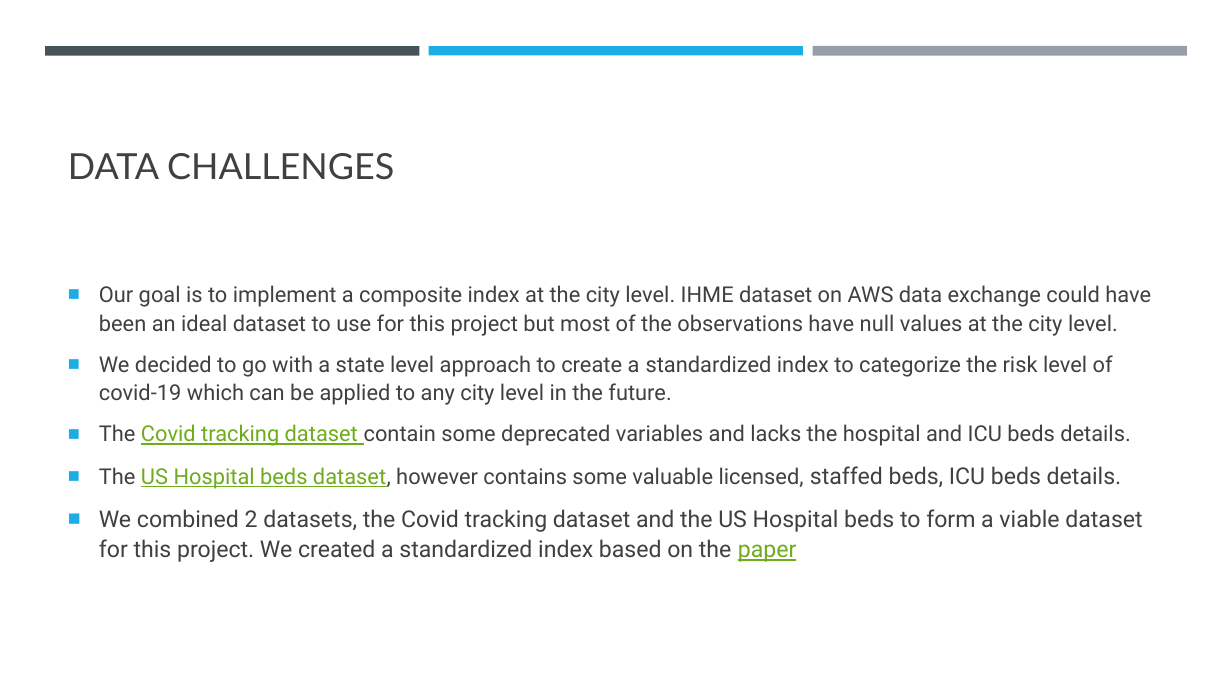
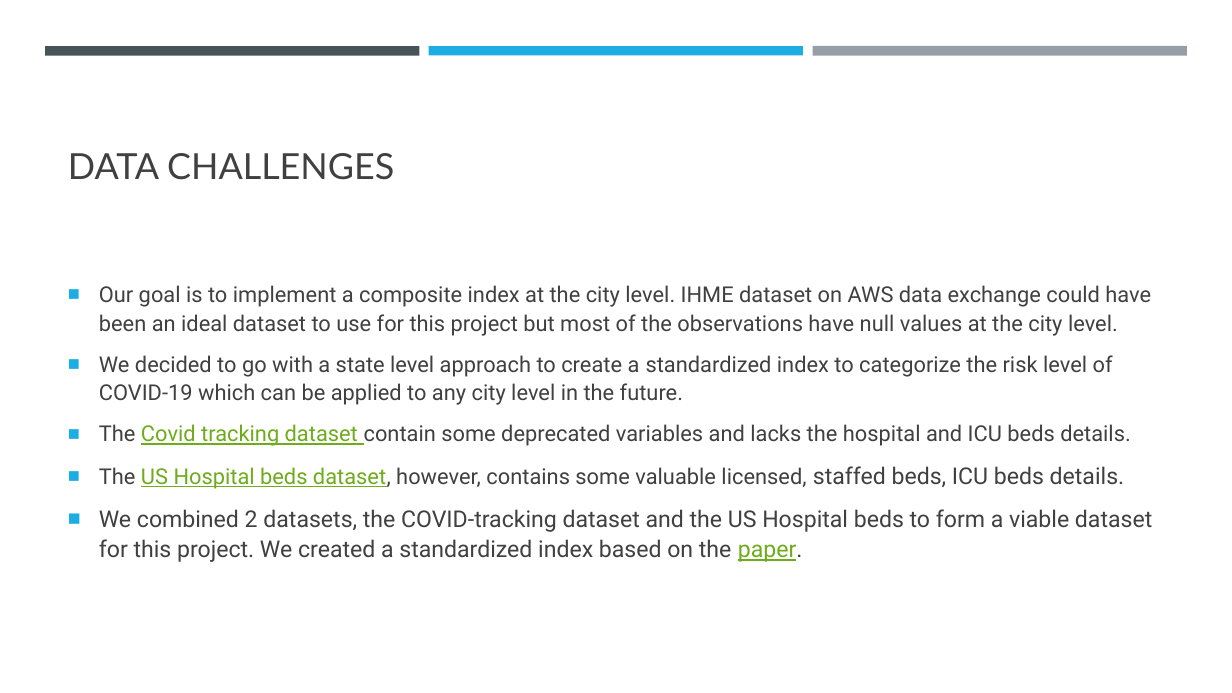
Before and after one commit to elizabethqiu/2020-wwcode-dshackathon-covid19ml, a slide deck: slide 5 of Team 9 - Karen Sparck-Jones/Team 9 - Karen Sparck-Jones.pptx (slide 4 before the commit). Drawn at 1232x693 pixels with LibreOffice and Linux fonts; fonts in the diff are those of the drawing. Boxes give left, top, right and bottom in pixels: in the first picture for what was removed or moved away, otherwise in the second. Text is boxed around its words. In the diff, an @@ line names an element or a change of style, - is before the commit and + after.

```diff
--- a/Team 9 - Karen Sparck-Jones/Team 9 - Karen Sparck-Jones.pptx
+++ b/Team 9 - Karen Sparck-Jones/Team 9 - Karen Sparck-Jones.pptx
@@ text at bbox=[99, 355, 1113, 405]: text changed @@
-■ We decided to go with a state level approach to create a standardized index to categorize the risk level of covid-19 which can be applied to any city level in the future.
+■ We decided to go with a state level approach to create a standardized index to categorize the risk level of COVID-19 which can be applied to any city level in the future.
@@ text at bbox=[99, 466, 1152, 562]: text changed @@
-■ The US Hospital beds dataset, however contains some valuable licensed, staffed beds, ICU beds details.
-■ We combined 2 datasets, the Covid tracking dataset and the US Hospital beds to form a viable dataset for this project. We created a standardized index based on the paper
+■ The US Hospital beds dataset, however, contains some valuable licensed, staffed beds, ICU beds details.
+■ We combined 2 datasets, the COVID-tracking dataset and the US Hospital beds to form a viable dataset for this project. We created a standardized index based on the paper.
```
Also in this commit, not shown: 3 other slides changed, 5 slides added, 2 slides removed.
